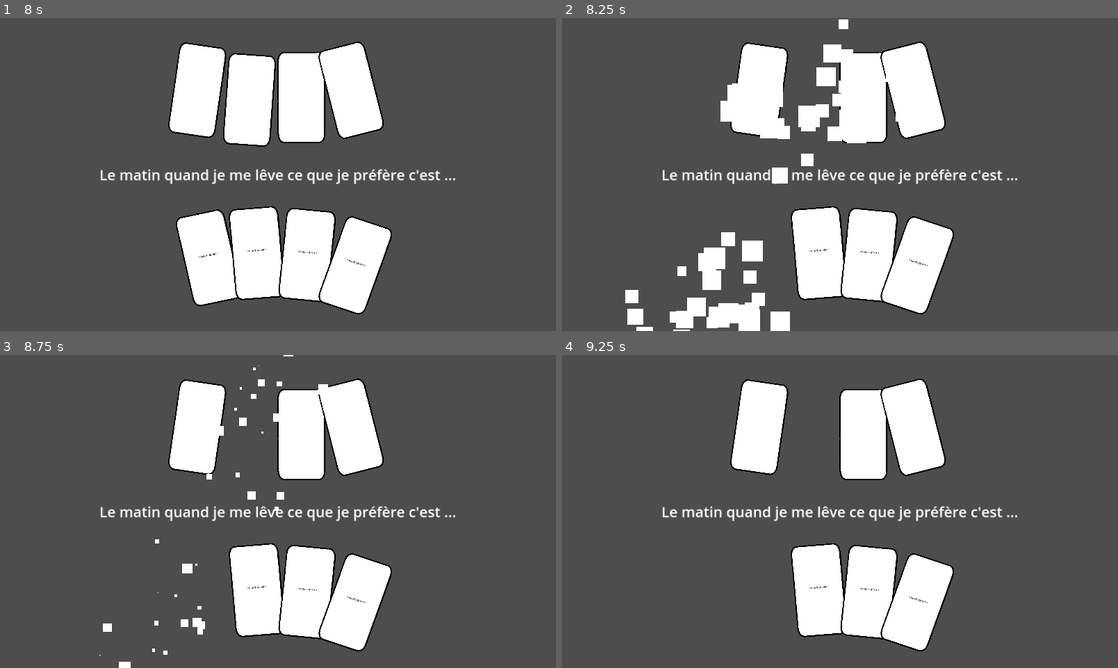
Above: before the commit, frames 1-4 (two rows, left to right).
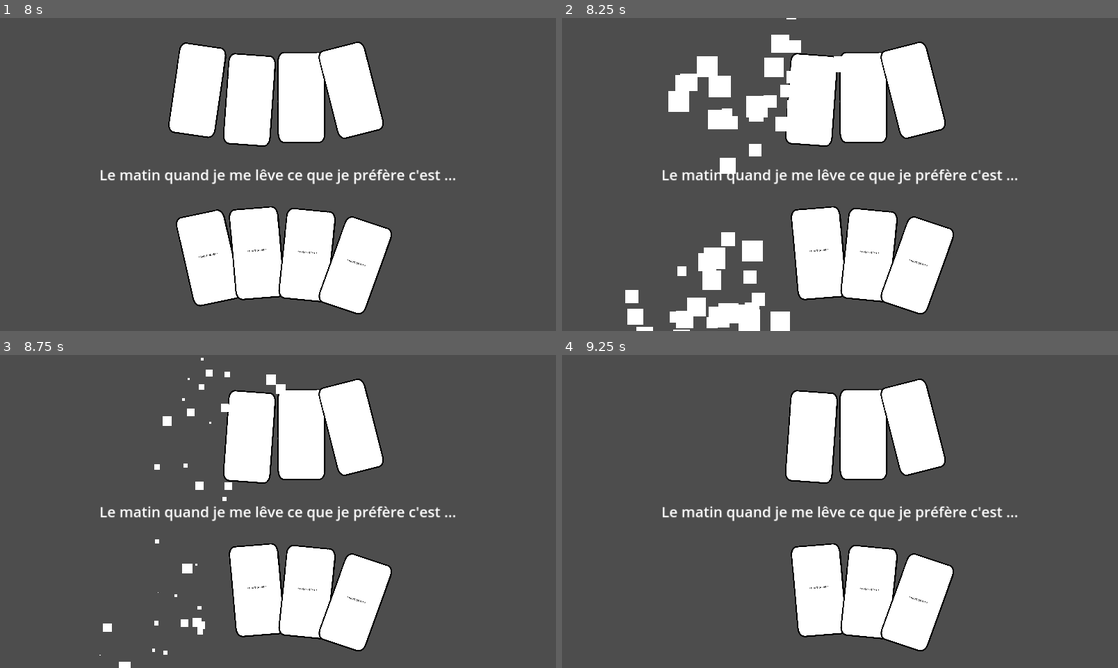
Above: after the commit, the same moments.

Repository: McMaaarty/Crazy-Card-Mania
Game: Godot game, scene res://Scenes/WorldScene.tscn
The game is run twice, just before and just after one commit, with the same random seed, the same clock (stepped at 60 frames per second) and the same inputs.
Inputs (mouse positions are in pixels of both pictures, inside the frame that each line leads up to):
- Up to frame 1 (8 s): tap Enter at 0.5, 5 s; move the mouse to (400, 158) at 0.52 s; hold Right (ui_right) 0.53-1.28 s; move the mouse to (166, 190) at 1.27 s; hold Down (ui_down) 1.28-2.03 s; move the mouse to (333, 105) at 2.02 s; hold Right (ui_right) 2.03-2.78 s; move the mouse to (250, 237) at 2.77 s; hold Up (ui_up) 2.78-3.53 s; move the mouse to (444, 221) at 3.52 s; hold Left (ui_left) 3.53-5.03 s; tap Space at 4.25 s; move the mouse to (111, 127) at 4.27 s; move the mouse to (305, 174) at 5.02 s; hold Down (ui_down) 5.03-5.78 s; move the mouse to (194, 96) at 5.77 s; hold Right (ui_right) 5.78-6.53 s; move the mouse to (211, 259) at 6.52 s; hold Up (ui_up) 6.53-7.28 s; move the mouse to (255, 252) at 7.27 s; hold Right (ui_right) from 7.28 s (still down)
- Up to frame 2 (8.25 s): release Right (ui_right) at 8 s; click (773, 259) at 8 s
- Up to frame 3 (8.75 s): no input
- Up to frame 4 (9.25 s): move the mouse to (867, 592) at 8.77 s; hold Down (ui_down) from 8.78 s (still down)

Frame 1 is identical in both runs. In frame 2, 6.0% of the frame differs, in the area x 19-61%, y 0-53%; in frame 3, 5.4%; in frame 4, 5.0%.

Commit message:
Fix script adversaire

Diff:
--- a/Scripts/BattleArena.gd
+++ b/Scripts/BattleArena.gd
@@ -33,6 +33,7 @@
 	adversaire.append($NodeAdversaire/CardAversaire2)
 	adversaire.append($NodeAdversaire/CardAversaire3)
 	adversaire.append($NodeAdversaire/CardAversaire4)
+	adversaire.shuffle()
 
 	changePrompt("Le matin quand je me lêve ce que je préfère c'est ...")
 	setupScene()
@@ -121,7 +122,7 @@
 
 	var nodeAdversaire = $NodeAdversaire
 
-	var carte = adversaire[randi_range(0, 3)]
+	var carte = adversaire.pop_back()
 	var instanceAdversaire = eraseEffect.instantiate()
 
 	instanceAdversaire.position = Vector2(carte.position.x + nodeAdversaire.position.x, carte.position.y + nodeAdversaire.position.y)
